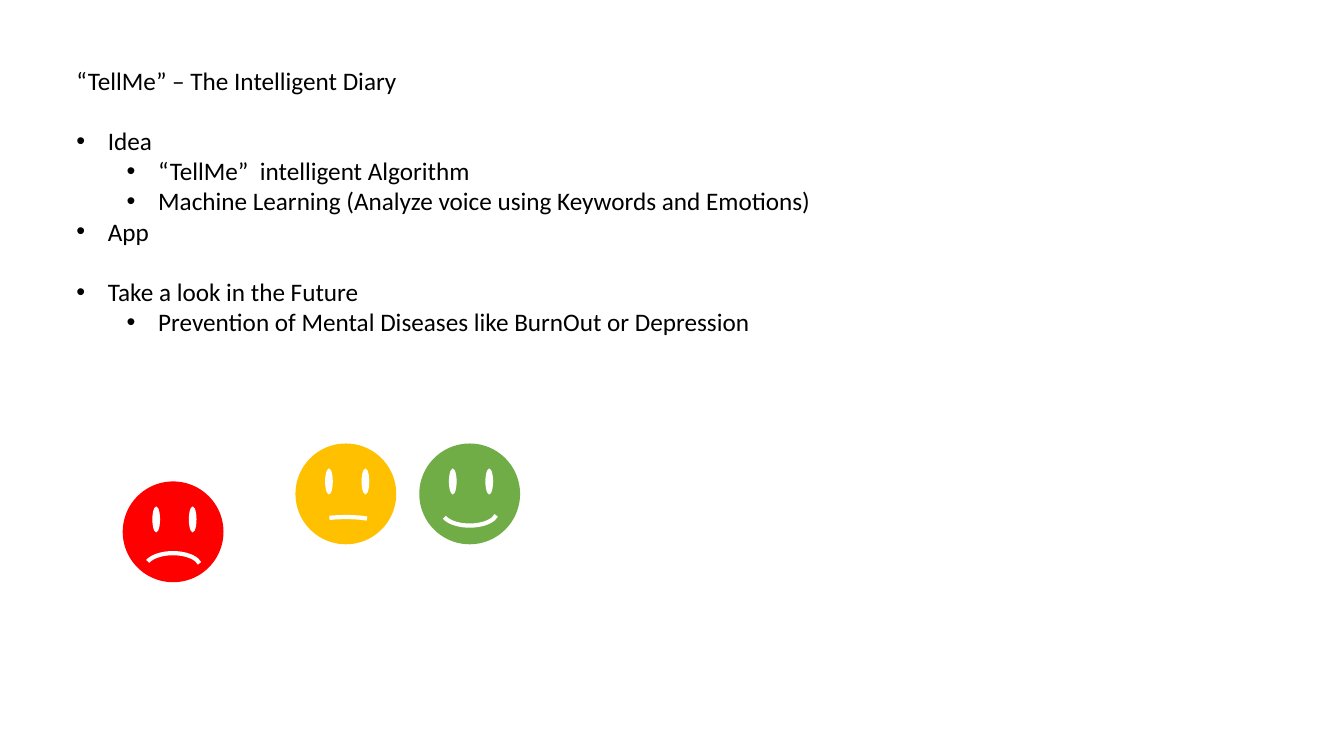
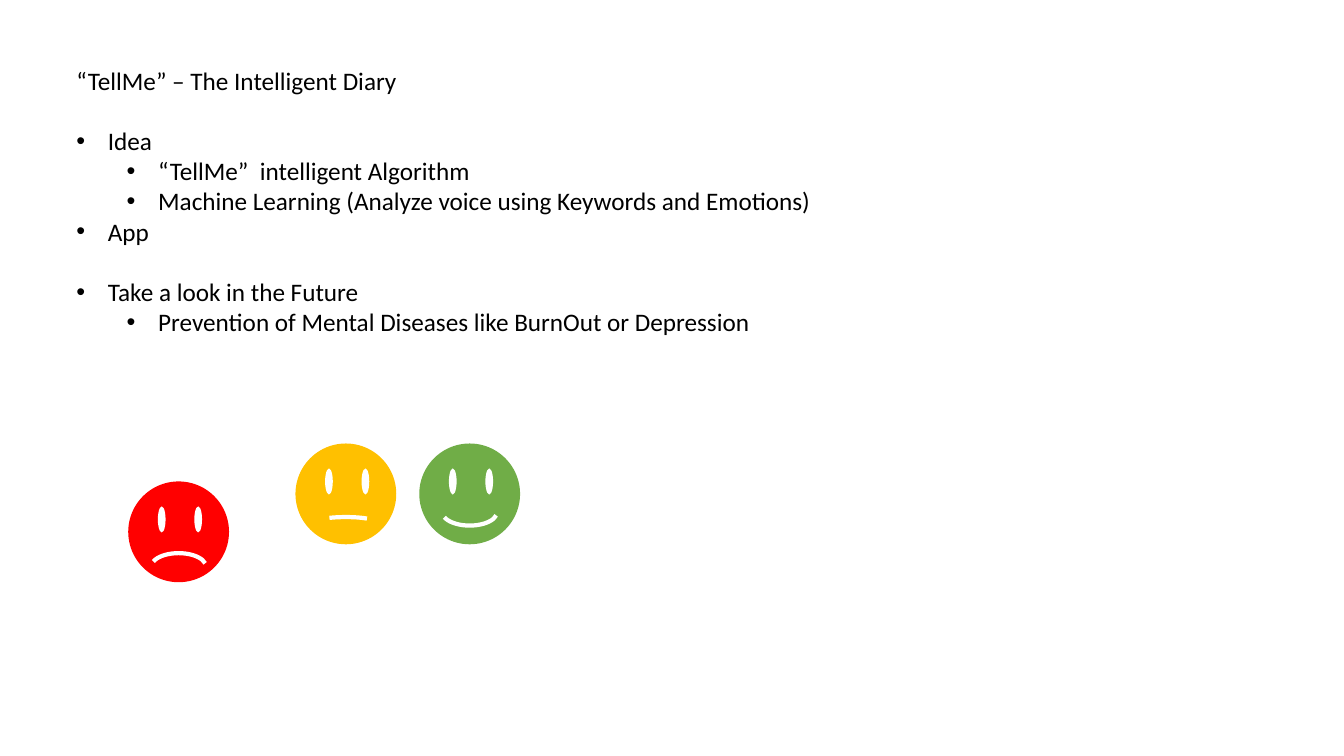
Before and after one commit to SimonPiep/HappyMemories, a slide deck: slide 2 of HappyMemories/Presentation/TellMe.pptx. Drawn at 1344x756 pixels with LibreOffice and Linux fonts; fonts in the diff are those of the drawing. Boxes give left, top, right and bottom in pixels: in the first picture for what was removed or moved away, otherwise in the second. Text is boxed around its words. In the diff, an @@ line names an element or a change of style, - is before the commit and + after.

```diff
--- a/HappyMemories/Presentation/TellMe.pptx
+++ b/HappyMemories/Presentation/TellMe.pptx
@@ 3 ellipses, 1 arc (boxed as its full ellipse) moved together from (x1=123, y1=482, x2=224, y2=583) to (x1=128, y1=482, x2=229, y2=583) @@
```
Also in this commit, not shown: 1 other slide changed, 1 slide added, 1 other file.
